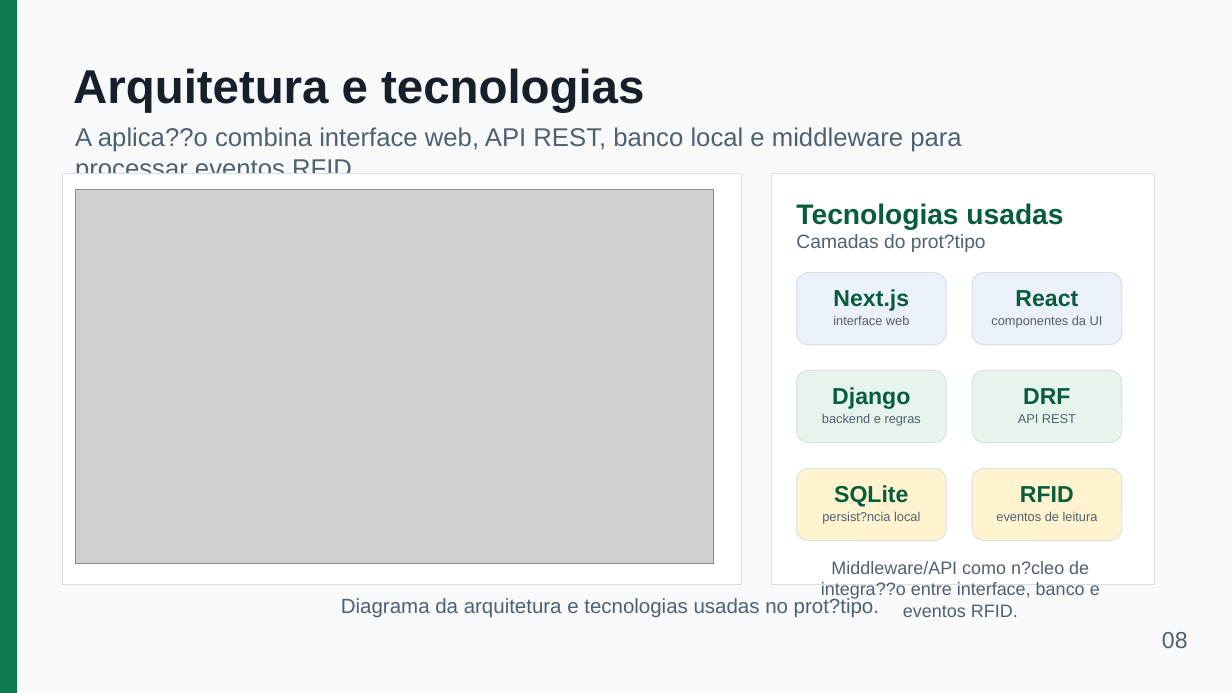
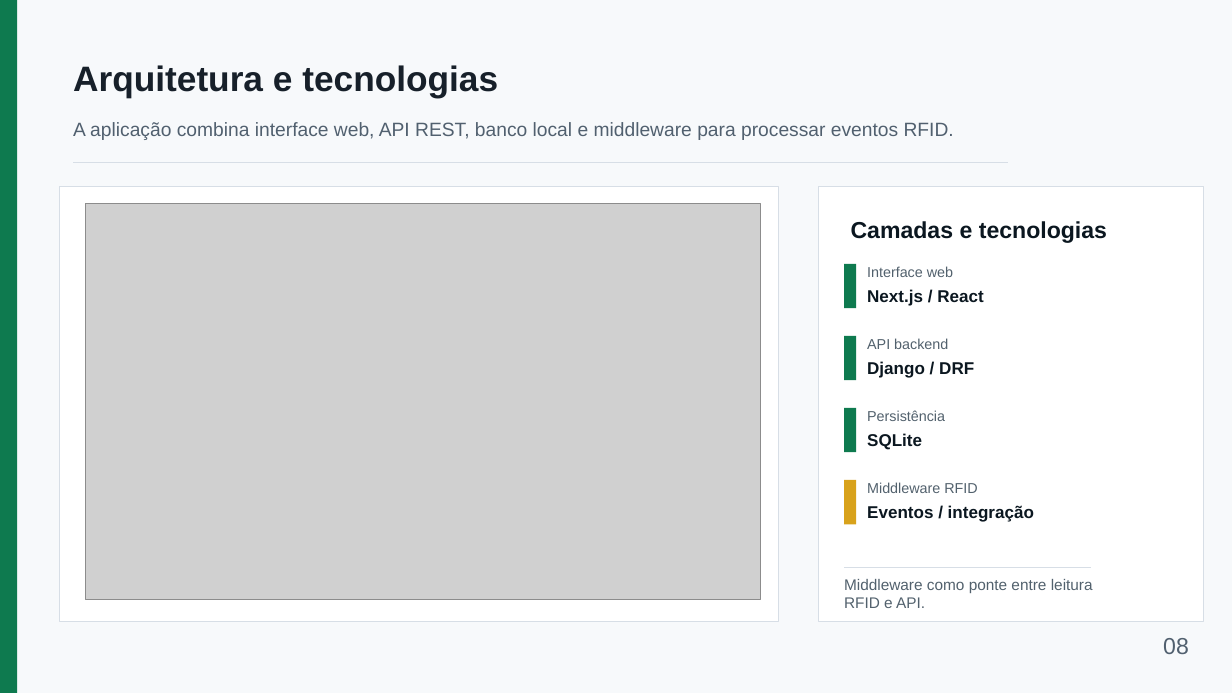
Before and after one commit to EzekLobo/InventoryRFID, a slide deck: slide 8 of docs/tcc/apresentacao-inventoryrfid-15min.pptx. Drawn at 1232x693 pixels with LibreOffice and Linux fonts; fonts in the diff are those of the drawing; grey boxes stand for pictures. Boxes give left, top, right and bottom in pixels: in the first picture for what was removed or moved away, otherwise in the second. Text is boxed around its words. In the diff, an @@ line names an element or a change of style, - is before the commit and + after.

Commit message:
docs(slides): add concise presentation script for InventoryRFID

```diff
--- a/docs/tcc/apresentacao-inventoryrfid-15min.pptx
+++ b/docs/tcc/apresentacao-inventoryrfid-15min.pptx
@@ text "Arquitetura e tecnologias" at (73, 65, 498, 97): size 37 to 27.5 pt @@
@@ text at (73, 122, 954, 140): text changed; size 20 to 15 pt @@
-A aplica??o combina interface web, API REST, banco local e middleware para processar eventos RFID.
+A aplicação combina interface web, API REST, banco local e middleware para processar eventos RFID.
@@ line added from (73, 163) to (1008, 163), #D7DEE6 0.8 pt @@
@@ rectangle: place and size @@
-rectangle at (63, 174, 742, 585)
+rectangle at (59, 187, 778, 622)
@@ rectangle at (59, 187, 778, 622): outline #D7DEE6 0.75 pt to #D7DEE6 0.79 pt @@
@@ picture: place and size @@
-picture at (76, 189, 714, 564)
+picture at (85, 203, 760, 600)
@@ rectangle: place and size @@
-rectangle at (772, 174, 1155, 585)
+rectangle at (819, 187, 1203, 622)
@@ text removed at (796, 234, 986, 252) @@
-Camadas do prot?tipo
@@ text at (851, 221, 1107, 243): text changed; size 22 to 18 pt; text colour #075D3B to #0B1720 @@
-Tecnologias usadas
+Camadas e tecnologias
@@ text at (867, 266, 953, 277): text changed; size 10 to 11.2 pt; text colour #51606F to #52616D @@
-interface web
+Interface web
@@ rounded rectangle removed at (797, 273, 946, 345) @@
@@ text at (867, 289, 983, 306): text changed; size 18 to 13.3 pt; text colour #075D3B to #0B1720 @@
-Next.js
+Next.js / React
@@ rounded rectangle removed at (972, 273, 1122, 345) @@
@@ text removed at (1015, 290, 1078, 307) @@
-React
@@ text removed at (991, 315, 1103, 327) @@
-componentes da UI
@@ text at (867, 338, 948, 349): text changed; size 10 to 11.2 pt; text colour #51606F to #52616D @@
-API REST
+API backend
@@ rounded rectangle removed at (797, 371, 946, 443) @@
@@ text removed at (832, 387, 910, 409) @@
-Django
@@ text at (867, 361, 974, 378): text changed; size 18 to 13.3 pt; text colour #075D3B to #0B1720 @@
-DRF
+Django / DRF
@@ rounded rectangle removed at (972, 371, 1122, 443) @@
@@ text removed at (822, 414, 921, 425) @@
-backend e regras
@@ text "SQLite": place and size @@
-text "SQLite" at (834, 485, 908, 507)
+text "SQLite" at (867, 433, 922, 450)
@@ text "SQLite" at (867, 433, 922, 450): size 18 to 13.3 pt, text colour #075D3B to #0B1720; alignment centre to left @@
@@ rounded rectangle removed at (797, 469, 946, 541) @@
@@ rounded rectangle removed at (972, 469, 1122, 541) @@
@@ text at (867, 482, 977, 493): text changed; size 18 to 11.2 pt; text colour #075D3B to #52616D; bold off @@
-RFID
+Middleware RFID
@@ text at (867, 505, 1034, 522): text changed; size 10 to 13.3 pt; text colour #51606F to #0B1720; bold on @@
-eventos de leitura
+Eventos / integração
@@ text removed at (822, 511, 920, 523) @@
-persist?ncia local
@@ text removed at (821, 561, 1100, 617) @@
-Middleware/API como n?cleo de integra??o entre interface, banco e eventos RFID.
@@ text removed at (341, 597, 879, 618) @@
-Diagrama da arquitetura e tecnologias usadas no prot?tipo.
@@ group added at (844, 263, 1093, 608): 4 rectangles, 2 texts, 1 line @@
+Persistência
+Middleware como ponte entre leitura RFID e API.
@@ text "08" at (1163, 638, 1189, 654): alignment right to left @@
```
Also in this commit, not shown: 10 other slides changed, 2 slides added, 3 slides removed, 2 other files.
